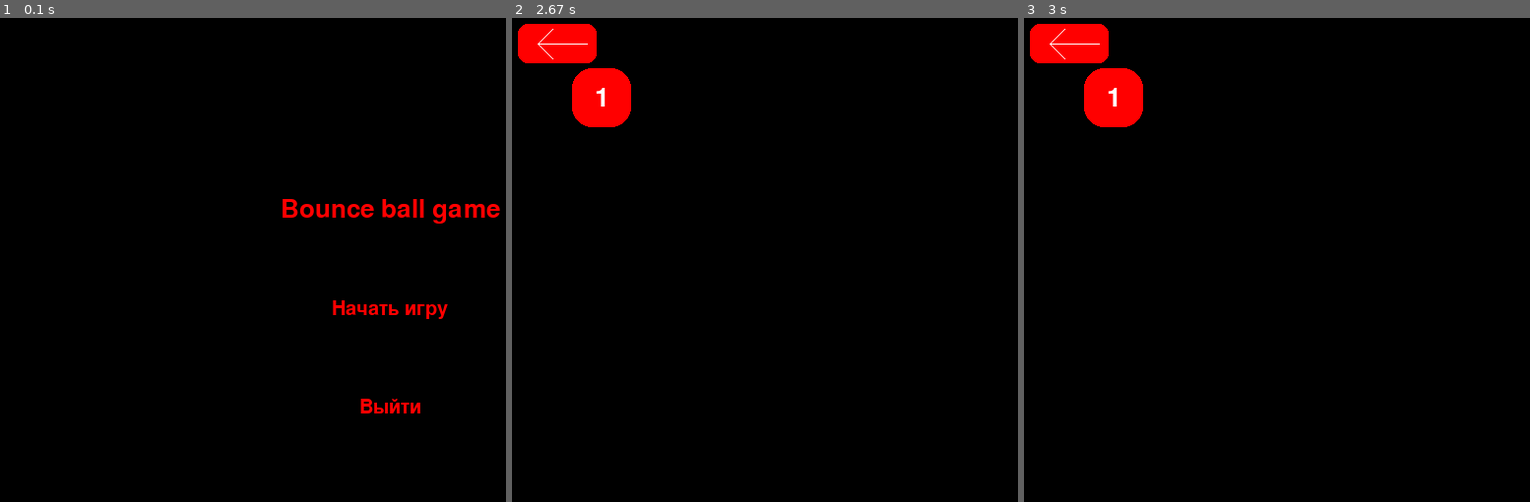
Above: before the commit, frames 1-3 (left to right).
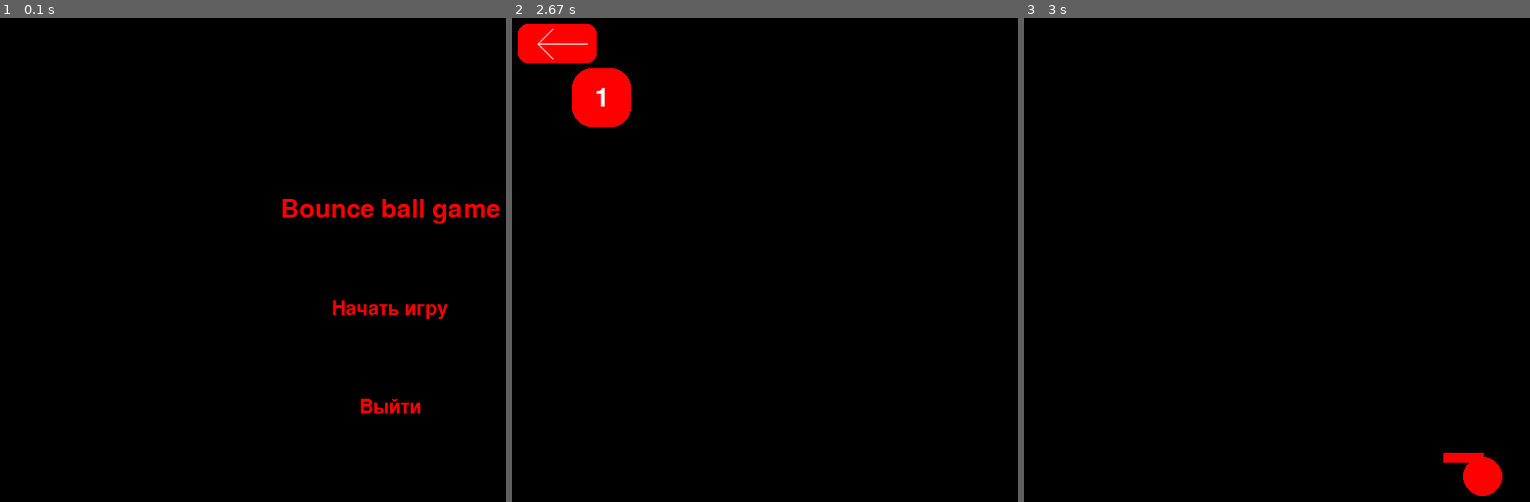
Above: after the commit, the same moments.

Repository: MarraQ/PygameProject
Game: pygame game, started from main.py
Two runs of this game, one before a commit and one after it. Both use one fixed random seed, a clock stepped at 60 frames per second and the inputs below.
Inputs (mouse positions are in pixels of both pictures, inside the frame that each line leads up to):
- Up to frame 1 (0.1 s): no input
- Up to frame 2 (2.67 s): press the mouse at (901, 308) at 0.37 s; move the mouse to (780, 376) at 0.47 s; release the mouse at (658, 448) at 0.6 s; click (603, 95) at 0.72 s, where only the run after the commit has a clickable "1"
- Up to frame 3 (3 s): no input

Frames 1-2 are identical in both runs. In frame 3, 3.1% of the frame differs, in the area x 1-95%, y 1-99%.

Commit message:
worst commint ever

Diff:
--- a/main.py
+++ b/main.py
@@ -1,13 +1,13 @@
 import sys
-
+import time
 import pygame
 
 FPS = 60
 
 
 class Ball(pygame.sprite.Sprite):
-    def __init__(self, x, y, vx, vy):
-        super().__init__(ball_group)
+    def __init__(self, x, y):
+        super().__init__(all_sprites)
         r = 20
         self.image = pygame.Surface((2 * r, 2 * r), pygame.SRCALPHA, 32)
         pygame.draw.circle(self.image, pygame.Color('red'), (r, r), r)
@@ -38,11 +38,11 @@
                         dragging = True
                         delta_x = event.pos[0] - x
                         delta_y = event.pos[1] - y
-                if event.type == pygame.MOUSEBUTTONUP:
+                if event.type == pygame.MOUSEBUTTONUP and dragging:
                     dragging = False
                     end_pos = event.pos
-                    self.vx = (end_pos[0] - start_pos[0]) / abs(end_pos[0] - start_pos[0])
-                    self.vy = (end_pos[1] - start_pos[1]) / abs(end_pos[1] - start_pos[1])
+                    self.vx = (end_pos[0] - start_pos[0]) / abs(end_pos[0] - start_pos[0]) * 0.01
+                    self.vy = (end_pos[1] - start_pos[1]) / abs(end_pos[1] - start_pos[1]) * 0.01
                     self.is_moving = True
                 if event.type == pygame.MOUSEMOTION:
                     if dragging:
@@ -50,20 +50,19 @@
 
 class Coin(pygame.sprite.Sprite):
     def __init__(self, x, y):
-        super().__init__(coins)
+        super().__init__(all_sprites)
+        self.add(coins)
         self.image = pygame.Surface((20, 20), pygame.SRCALPHA, 32)
         pygame.draw.circle(self.image, pygame.Color('yellow'), (10, 10), 10)
         self.rect = pygame.Rect(x, y, 20, 20)
         self.collected = False
 
-    def update(self):
-        if pygame.sprite.spritecollideany(self, ball_group):
-            self.collected = True
+
 
 
 class Border(pygame.sprite.Sprite):
-    def __init__(self, x1, y1, x2, y2, width):
-        super().__init__(borders_sprites)
+    def __init__(self, x1, y1, x2, y2):
+        super().__init__(all_sprites)
         if x1 == x2:
             self.add(vert_borders)
             self.image = pygame.Surface([1, y2 - y1])
@@ -115,6 +114,8 @@
                 mouse_pos = event.pos
                 if back_rect.collidepoint(mouse_pos):
                     return
+                if lvl1_rect.collidepoint(mouse_pos):
+                    lvl1()
         screen.fill(pygame.Color('black'))
         pygame.draw.rect(screen, pygame.Color("red"), back_rect, border_radius=10)
         pygame.draw.line(screen, pygame.Color("White"), (30, 30), (80, 30))
@@ -125,7 +126,19 @@
         pygame.display.flip()
         clock.tick(FPS)
 
-
+def lvl1():
+    time.sleep(2)
+    Ball(450, 450)
+    Border(0, 600, 1000, 600)
+    while True:
+        screen.fill(pygame.Color('black'))
+        all_sprites.draw(screen)
+        all_sprites.update()
+        pygame.display.flip()
+        print(1)
+        for event in pygame.event.get():
+            if event.type == pygame.QUIT:
+                terminate()
 def terminate():
     pygame.quit()
     sys.exit()
@@ -135,10 +148,9 @@
     pygame.init()
     screen_size = (800, 600)
     screen = pygame.display.set_mode(screen_size)
-    borders_sprites = pygame.sprite.Group()
+    all_sprites = pygame.sprite.Group()
     horiz_borders = pygame.sprite.Group()
     vert_borders = pygame.sprite.Group()
-    ball_group = pygame.sprite.Group()
     coins = pygame.sprite.Group()
     clock = pygame.time.Clock()
     while True:
